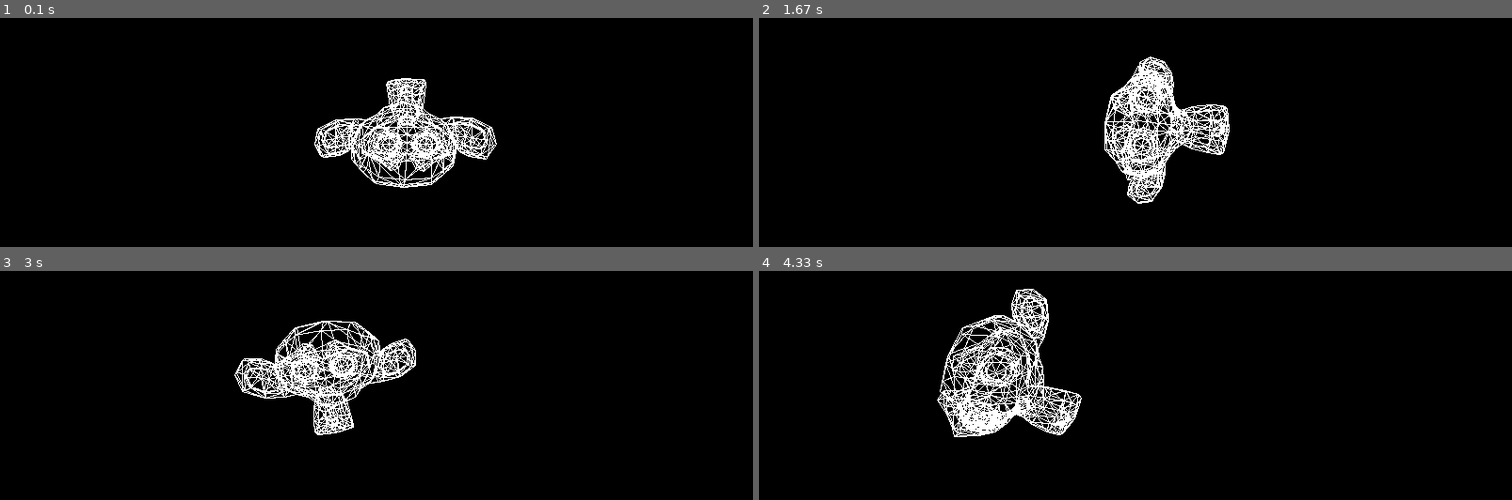
Above: before the commit, frames 1-4 (two rows, left to right).
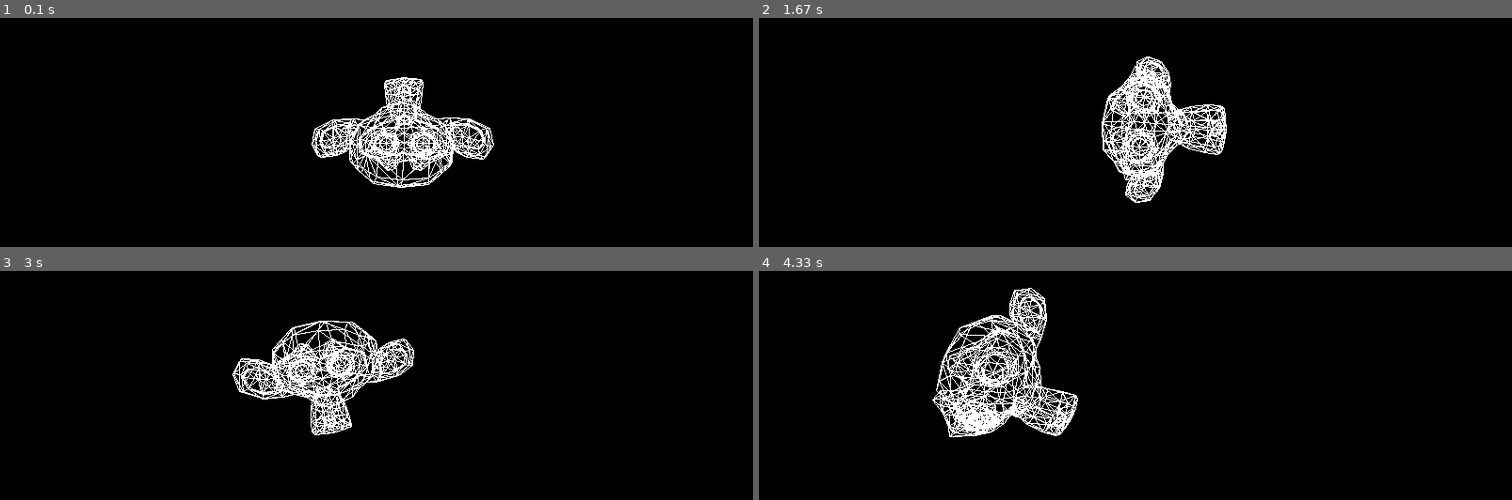
Above: after the commit, the same moments.

Repository: 0010200303/pygame-software-renderer
Game: pygame game, started from main.py
Two runs of this game, one before a commit and one after it. Both use one fixed random seed, a clock stepped at 60 frames per second and the inputs below.
Inputs:
- Up to frame 1 (0.1 s): no input
- Up to frame 2 (1.67 s): no input
- Up to frame 3 (3 s): no input
- Up to frame 4 (4.33 s): tap Enter at 3.33, 3.67, 4 s

The runs differ from the first frame. In frame 1, 2.8% of the frame differs, in the area x 41-66%, y 25-75%; in frame 2, 2.6%; in frame 3, 2.9%; in frame 4, 3.6%, in the area x 23-43%, y 7-73%.

Commit message:
getting raw buffer of surface and timing changes

Diff:
--- a/main.py
+++ b/main.py
@@ -1,14 +1,15 @@
 from world import Camera, Transform, GameObject, Mesh, vec2, vec3
 from math import sin
+from ctypes import c_uint32, POINTER
 import pygame
 
 size = (800, 600)
 
 pygame.init()
 surface   = pygame.display.set_mode(size, pygame.RESIZABLE)
+buffer    = (c_uint32 * (size[0] * size[1])).from_address(surface._pixels_address)
 running   = True
 time      = 0.0
-fps_count = 0
 fps_time  = 0.0
 
 clock     = pygame.time.Clock()
@@ -52,20 +53,19 @@
         elif event.type == pygame.VIDEORESIZE:
             size    = (event.w, event.h)
             surface = pygame.display.set_mode(size, pygame.RESIZABLE)
+            buffer  = (c_uint32 * (size[0] * size[1])).from_address(surface._pixels_address)
             camera.resize(size)
 
-    delta_time = clock.tick(240) / 1000.0
-    fps_time  += delta_time
+    delta_time = clock.tick() / 1000.0
     time      += delta_time
 
     if time >= 5.0:
         quit(0)
 
-    fps_count += 1
+    fps_time += delta_time
     if fps_time >= 1.0:
-        print(f'FPS = {fps_count}')
+        print(f'FPS = {clock.get_fps()}')
         fps_time -= 1.0
-        fps_count = 0
 
     for obj in objects:
         obj.update(delta_time)
